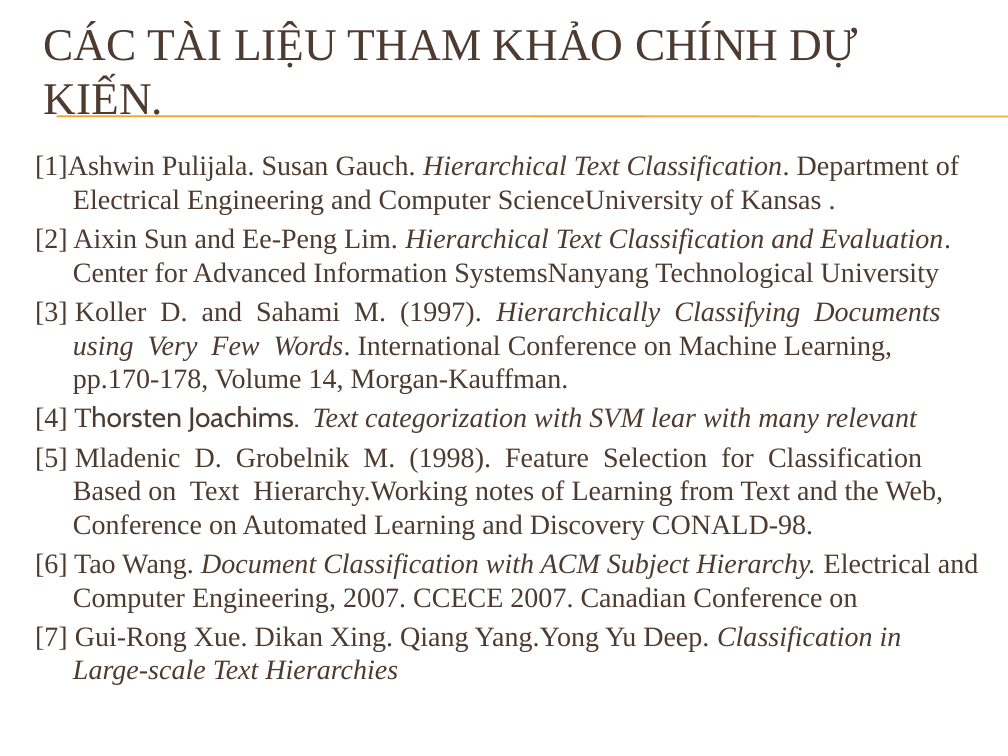
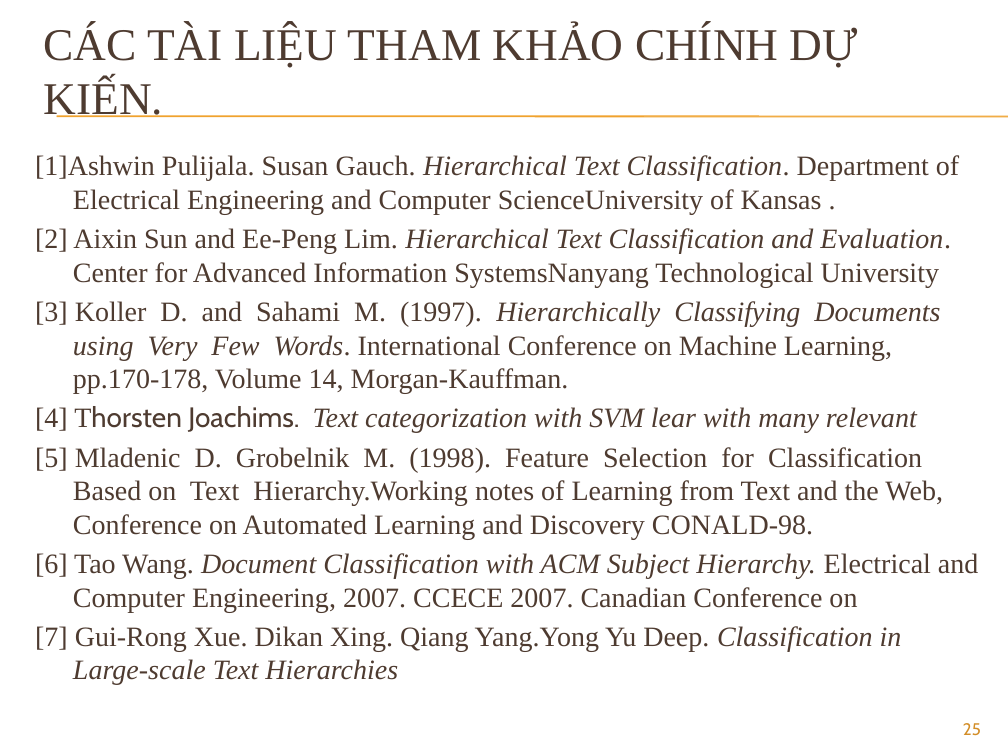
Before and after one commit to tiendv/detaitotnghiep, a slide deck: slide 25 of Outline thesis/De cuong/Slide Bao Cao.pptx (slide 20 before the commit). Drawn at 1008x756 pixels with LibreOffice and Linux fonts; fonts in the diff are those of the drawing; background and template pictures are left out. Boxes give left, top, right and bottom in pixels: in the first picture for what was removed or moved away, otherwise in the second. Text is boxed around its words. In the diff, an @@ line names an element or a change of style, - is before the commit and + after.

```diff
--- a/Outline thesis/De cuong/Slide Bao Cao.pptx
+++ b/Outline thesis/De cuong/Slide Bao Cao.pptx
@@ page number added at (x1=963, y1=723, x2=981, y2=736), 12 pt, text #D48F29 @@
+25
```
Also in this commit, not shown: 16 other slides changed, 9 slides added, 4 slides removed, 1 other file.
